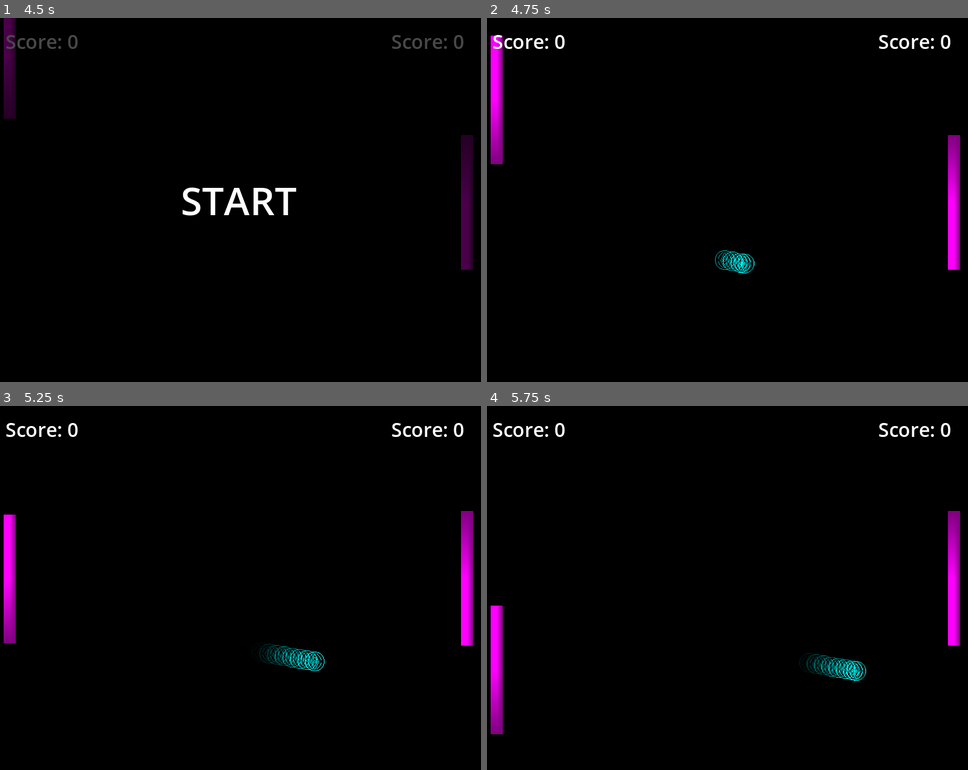
Above: before the commit, frames 1-4 (two rows, left to right).
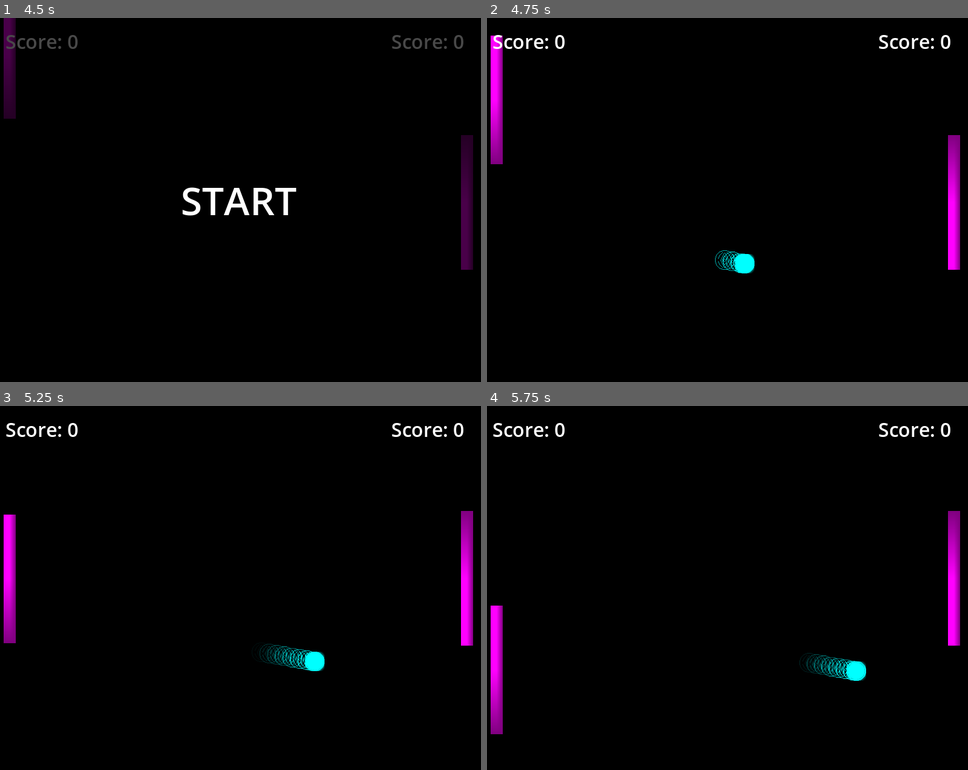
Above: after the commit, the same moments.

Repository: MetalCar/CyberPong
Game: Godot game, scene res://Scenes/Main.tscn
The game is run twice, just before and just after one commit, with the same random seed, the same clock (stepped at 60 frames per second) and the same inputs.
Inputs:
- Up to frame 1 (4.5 s): click "Spiel starten" at 0.5 s; tap Enter at 1.25 s; hold W (move_up_p1) 1.28-2.03 s; tap Down (move_down_p2) at 1.35, 2.85, 4.35 s; hold S (move_down_p1) 2.03-2.78 s; tap Up (move_up_p2) at 2.1, 3.6 s; hold W (move_up_p1) 2.78-4.28 s; tap Space at 4.25 s; hold S (move_down_p1) from 4.28 s (still down)
- Up to frame 2 (4.75 s): keep holding S (move_down_p1)
- Up to frame 3 (5.25 s): keep holding S (move_down_p1); tap Up (move_up_p2) at 5.1 s
- Up to frame 4 (5.75 s): keep holding S (move_down_p1)

Frame 1 is identical in both runs. In frame 2, 0.2% of the frame differs, in the area x 51-56%, y 64-71%; in frame 3, 0.2%; in frame 4, 0.2%.

Commit message:
add glow effect

Diff:
--- a/Prefabs/Ball.tscn
+++ b/Prefabs/Ball.tscn
@@ -19,6 +19,13 @@
 [sub_resource type="RectangleShape2D" id="RectangleShape2D_hdy6r"]
 size = Vector2(32, 32)
 
+[sub_resource type="ShaderMaterial" id="ShaderMaterial_fnr1w"]
+shader = ExtResource("2_annej")
+shader_parameter/glow_color = Color(0, 1, 1, 1)
+shader_parameter/glow_strength = 5.0
+shader_parameter/glow_radius = 1.5
+shader_parameter/pulse_speed = 0.5
+
 [node name="Ball" type="RigidBody2D"]
 material = SubResource("ShaderMaterial_annej")
 physics_material_override = SubResource("PhysicsMaterial_f8b65")
@@ -30,5 +37,6 @@
 shape = SubResource("RectangleShape2D_hdy6r")
 
 [node name="Sprite2D" type="Sprite2D" parent="."]
+material = SubResource("ShaderMaterial_fnr1w")
 position = Vector2(4.76837e-07, 4.76837e-07)
 texture = ExtResource("2_hdy6r")
Not shown: 1 places in Prefabs/Ball.tscn that only renumber resources
